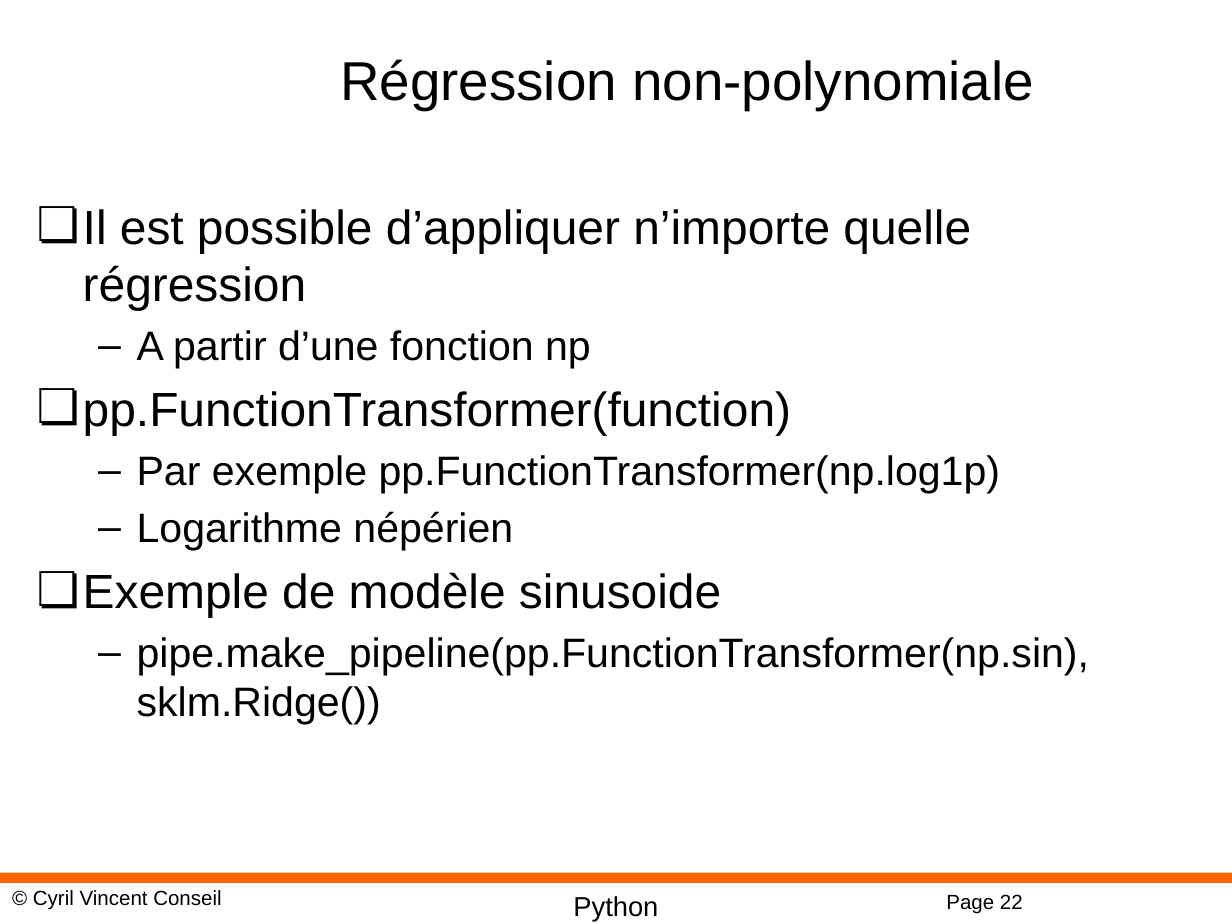
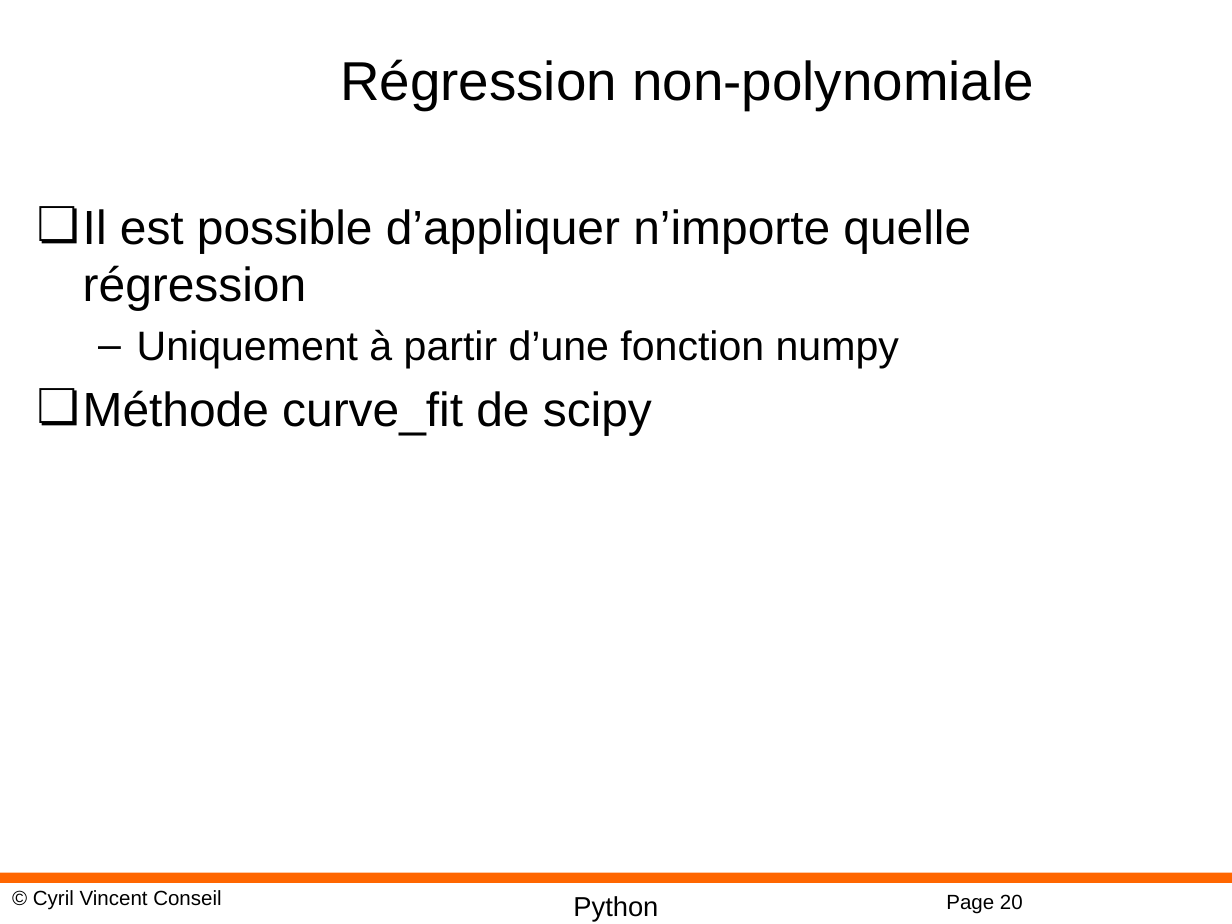
Before and after one commit to cyrilvincent/ML, a slide deck: slide 20 of PPT/MachineLearning13-ScikitLearn.pptx (slide 22 before the commit). Drawn at 1232x924 pixels with LibreOffice and Linux fonts; fonts in the diff are those of the drawing; background and template pictures are left out. Boxes give left, top, right and bottom in pixels: in the first picture for what was removed or moved away, otherwise in the second. Text is boxed around its words. In the diff, an @@ line names an element or a change of style, - is before the commit and + after.

```diff
--- a/PPT/MachineLearning13-ScikitLearn.pptx
+++ b/PPT/MachineLearning13-ScikitLearn.pptx
@@ text at bbox=[83, 329, 899, 435]: text changed @@
-  – A partir d’une fonction np
-❏ pp.FunctionTransformer(function)
-  – Par exemple pp.FunctionTransformer(np.log1p)
-  – Logarithme népérien
-❏ Exemple de modèle sinusoide
-  – pipe.make_pipeline(pp.FunctionTransformer(np.sin), sklm.Ridge())
+  – Uniquement à partir d’une fonction numpy
+❏ Méthode curve_fit de scipy
@@ page number at bbox=[946, 894, 1023, 914]: text changed @@
-Page 22
+Page 20
```
Also in this commit, not shown: 2 slides removed, 19 other files.
